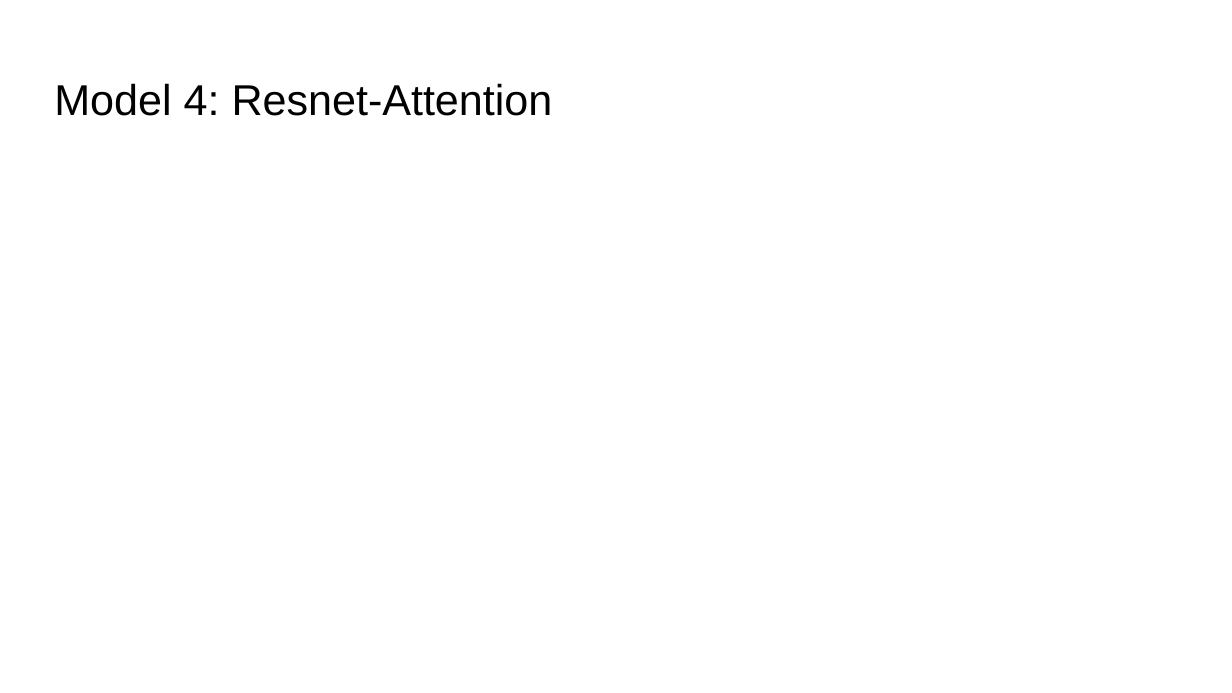
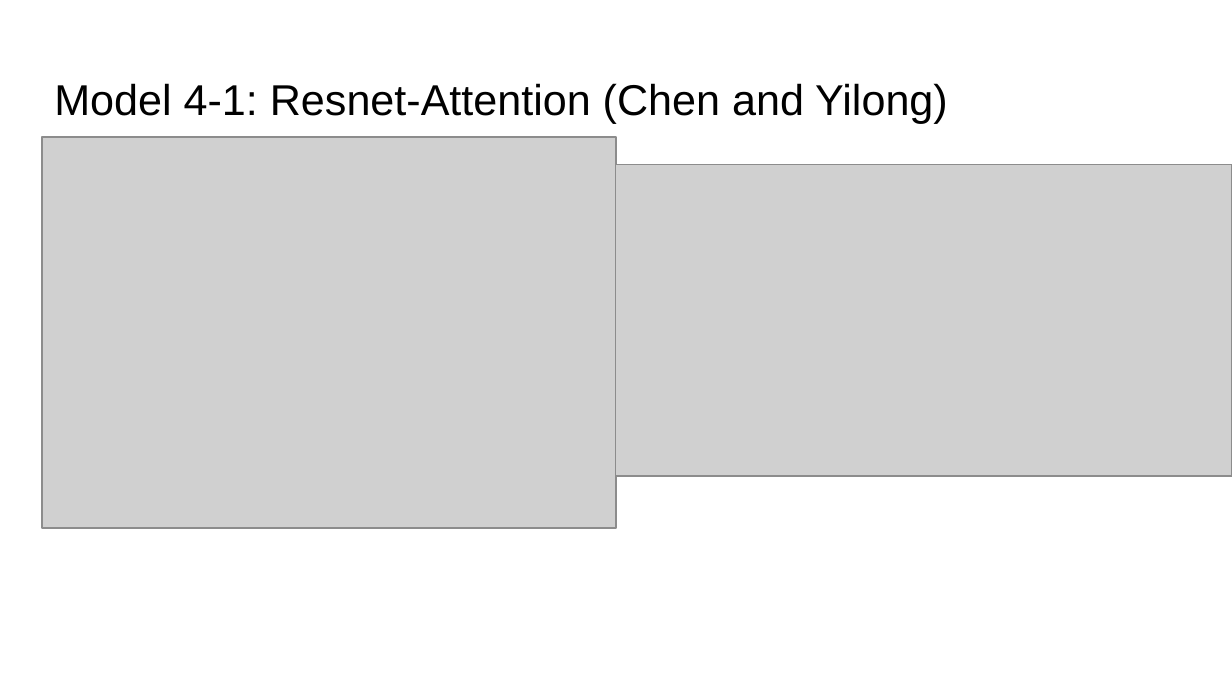
Before and after one commit to Stevenhunter167/Towards-Interpretable-Reinforcement-Learning-Using-Attention-Augmented-Agents-Replication, a slide deck: slide 16 of Presentation.pptx. Drawn at 1232x693 pixels with LibreOffice and Linux fonts; fonts in the diff are those of the drawing; grey boxes stand for pictures. Boxes give left, top, right and bottom in pixels: in the first picture for what was removed or moved away, otherwise in the second. Text is boxed around its words. In the diff, an @@ line names an element or a change of style, - is before the commit and + after.

```diff
--- a/Presentation.pptx
+++ b/Presentation.pptx
@@ title at <box>54,83,948,123</box>: text changed @@
-Model 4: Resnet-Attention
+Model 4-1: Resnet-Attention (Chen and Yilong)
@@ picture added at <box>42,137,616,527</box> @@
@@ picture added at <box>616,165,1232,477</box> @@
```
Also in this commit, not shown: 12 other slides changed, 1 slide added, 1 other file.
